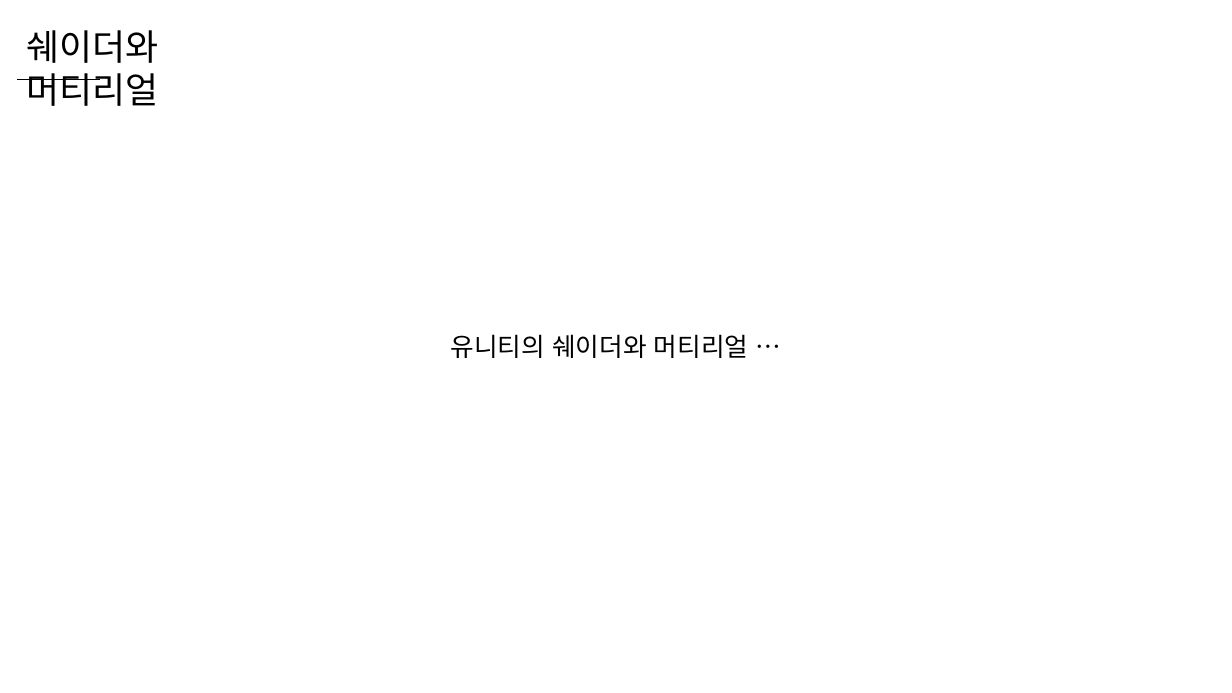
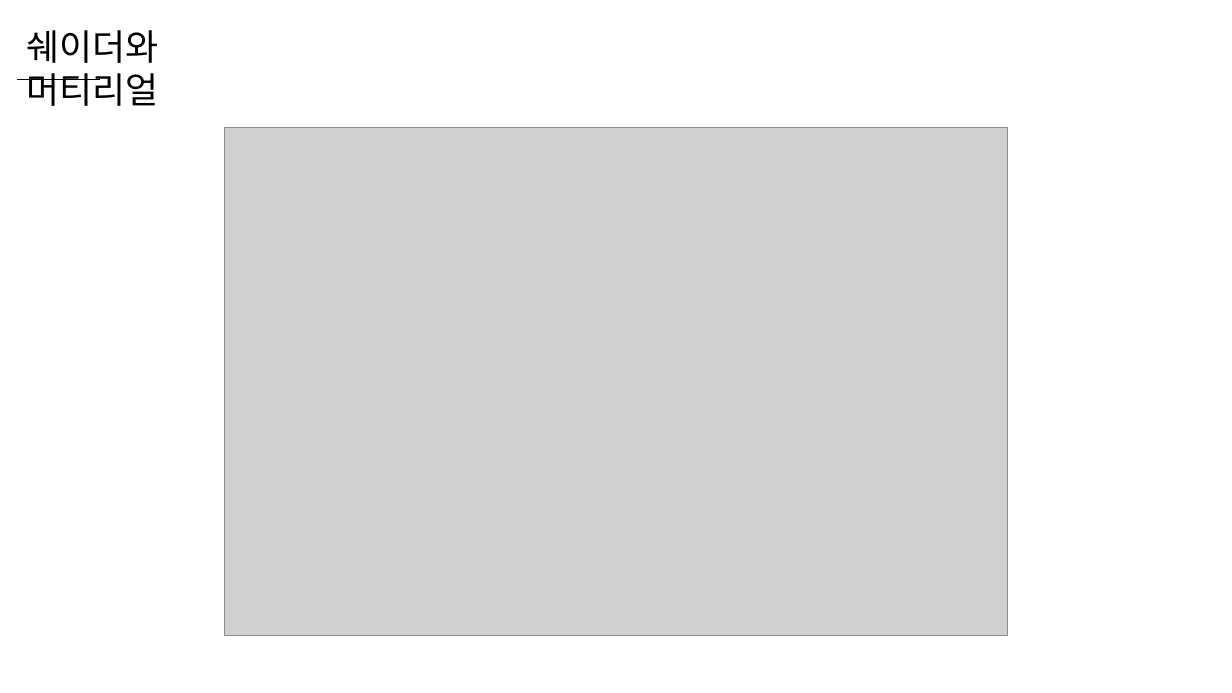
Before and after one commit to WooLyung/2023-Unity-Lecture, a slide deck: slide 33 of Day 8.pptx. Drawn at 1232x693 pixels with LibreOffice and Linux fonts; fonts in the diff are those of the drawing; grey boxes stand for pictures. Boxes give left, top, right and bottom in pixels: in the first picture for what was removed or moved away, otherwise in the second. Text is boxed around its words. In the diff, an @@ line names an element or a change of style, - is before the commit and + after.

```diff
--- a/Day 8.pptx
+++ b/Day 8.pptx
@@ picture added at (225, 128, 1008, 636) @@
@@ text removed at (450, 334, 749, 358) @@
-유니티의 쉐이더와 머티리얼 …
```
Also in this commit, not shown: 1 other slide changed, 5 slides added, 1 slide removed.
